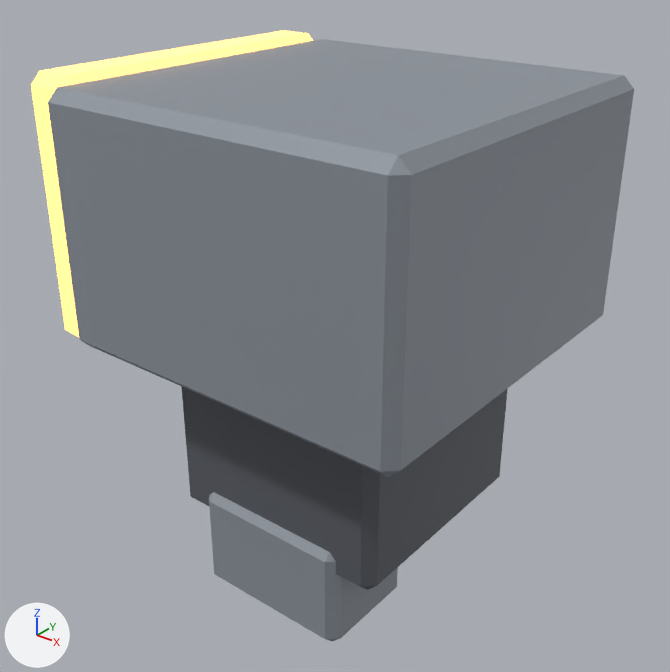
The glTF model scenes/mecha/parts/arm_left/tankhead_arm_left_upper.glb: old version first, new version second.
Camera for both pictures: a 50 mm camera at (0.705, -0.909, 0.264) aimed at (-0.02, -0.002, -0.299). The axes (+X, +Y, +Z) are drawn at lower left. The lights are the same throughout. The older version comes first. Vertices at exactly the same position are counted once.

In view in the first picture: 'tankhead_arm_left_upper'.
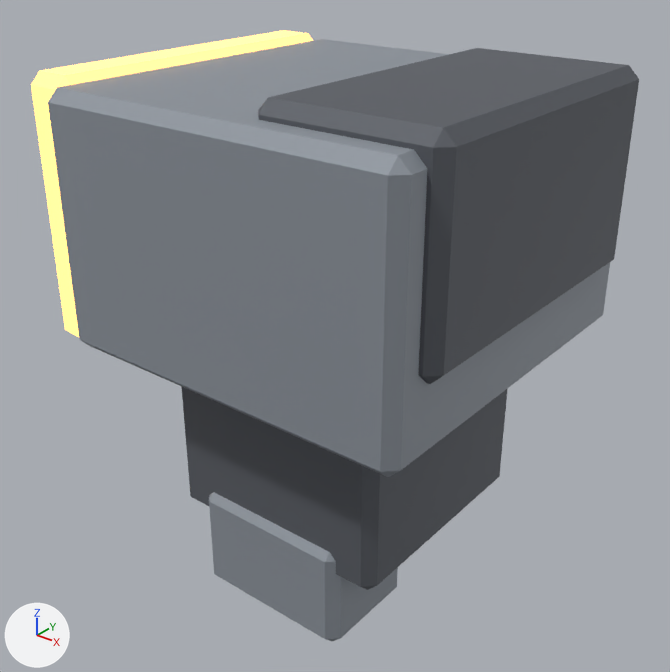
What differs and where, as boxes (x1, y1, x2, y2) in the pictures (670 x 672 px):
'tankhead_arm_left_upper', reshaped: before (31, 30, 634, 641); after (31, 30, 639, 641)
part 1 of me_cube, added: after (258, 48, 639, 384)

Diff of the bpy script that builds the scene:
```diff
--- a/scenes/mecha/parts/arm_left/tankhead_arm_left_upper.glb.py
+++ b/scenes/mecha/parts/arm_left/tankhead_arm_left_upper.glb.py
@@ me_cube @@
 # used by ob_tankhead_arm_left_upper; location = (0.0, 0.0, 0.0)
-me_cube.from_pydata(...)  # 96 vertices, 176 faces; spans x -0.32..0.26, y -0.26..0.26, z -0.66..0.06
+me_cube.from_pydata(...)  # 120 vertices, 220 faces; spans x -0.32..0.28, y -0.26..0.26, z -0.66..0.07
+# me_cube part 1: a new loose piece of 24 vertices spanning x 0.04..0.28, y -0.22..0.22, z -0.19..0.07, in mat_tankhead_dark (dark grey #61656c)
 me_cube.materials.append(mat_tankhead_armor)
```
